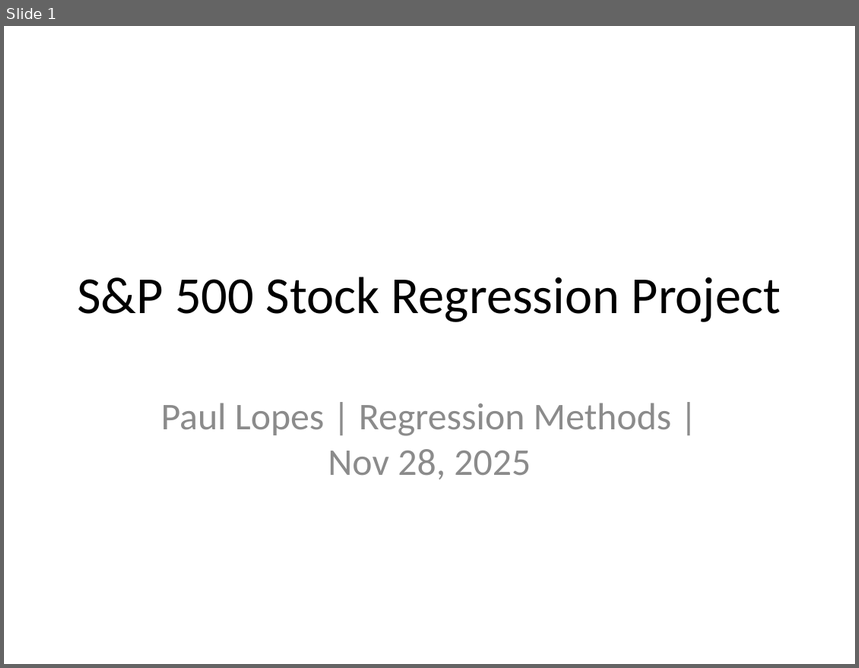
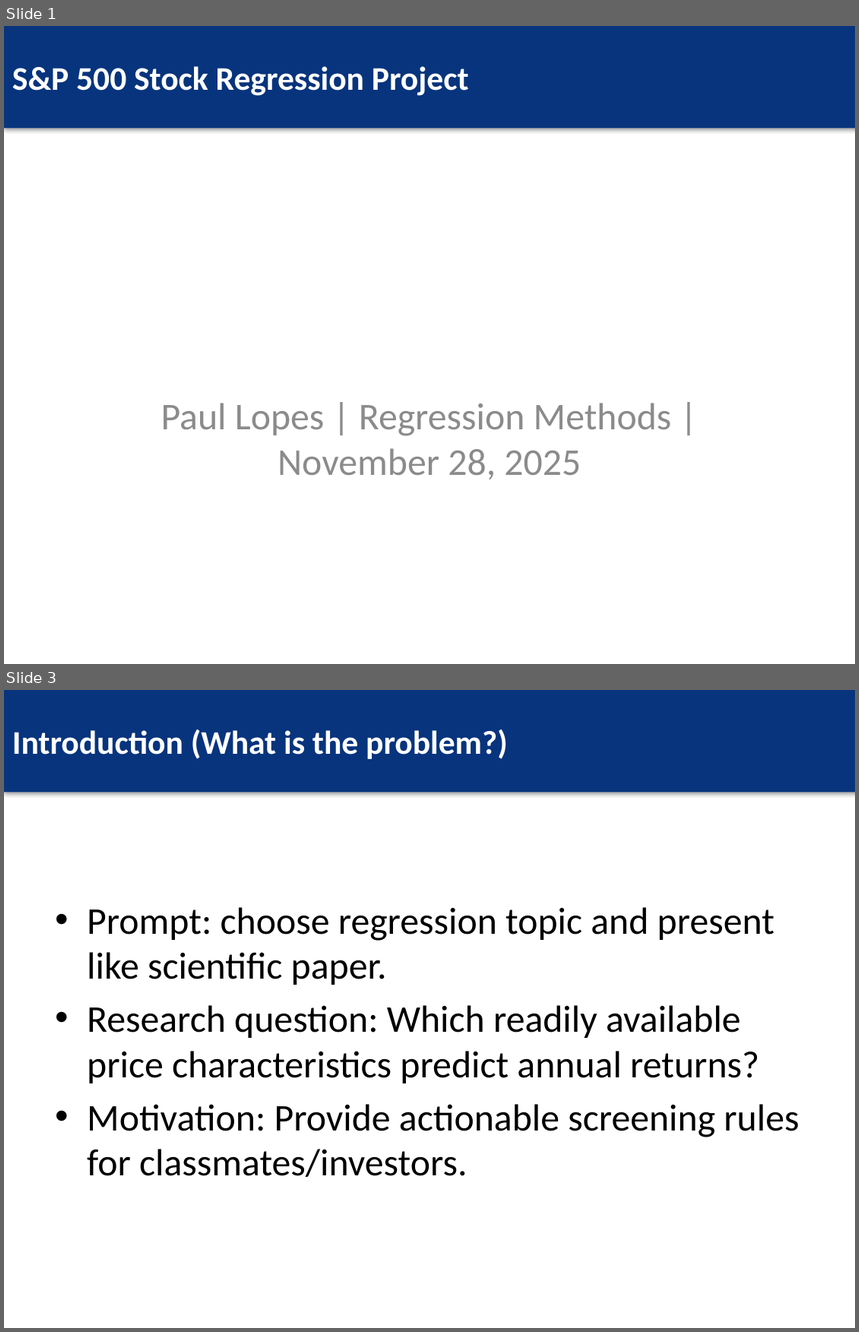
Before and after one commit to paullopes2004/RegressionCourseProject, a slide deck: reports/Regression_Project_Presentation.pptx. Shown one above the other, each under a label of ours: slide 1 before the commit, slides 1 and 3 after it; the slides between them are not shown. The pictures are 859x668 and 859x1332 pixels, drawn with LibreOffice and Linux fonts; fonts in the diff are those of the drawing. Boxes give left, top, right and bottom in pixels: in the first picture for what was removed or moved away, otherwise in the second. Text is boxed around its words. In the diff, an @@ line names an element or a change of style, - is before the commit and + after.

```diff
--- a/reports/Regression_Project_Presentation.pptx
+++ b/reports/Regression_Project_Presentation.pptx
@@ slide 3 added at (x1=4, y1=690, x2=855, y2=1328), background #FFFFFF @@
@@ rectangle added at (x1=4, y1=690, x2=855, y2=792), fill #08347D, 28 pt, text #FFFFFF, bold @@
+Introduction (What is the problem?)
@@ text added at (x1=87, y1=907, x2=799, y2=1177), 32 pt, text #000000 @@
+• Prompt: choose regression topic and present like scientific paper.
+• Research question: Which readily available price characteristics predict annual returns?
+• Motivation: Provide actionable screening rules for classmates/investors.
@@ slide 1 changed as well @@
@@ rectangle "S&P 500 Stock Regression Project" resized from (x1=77, y1=277, x2=781, y2=322) to (x1=4, y1=26, x2=855, y2=128) @@
@@ rectangle "S&P 500 Stock Regression Project" at (x1=4, y1=26, x2=855, y2=128): size 44 to 28 pt, text colour #000000 to #FFFFFF, bold on; alignment centre to left; fill none to #08347D; shadow on @@
@@ subtitle at (x1=161, y1=403, x2=672, y2=480): text changed @@
-Paul Lopes | Regression Methods | Nov 28, 2025
+Paul Lopes | Regression Methods | November 28, 2025
```
Also in this commit, not shown: 6 other slides changed, 10 other slides added, 8 slides removed.
